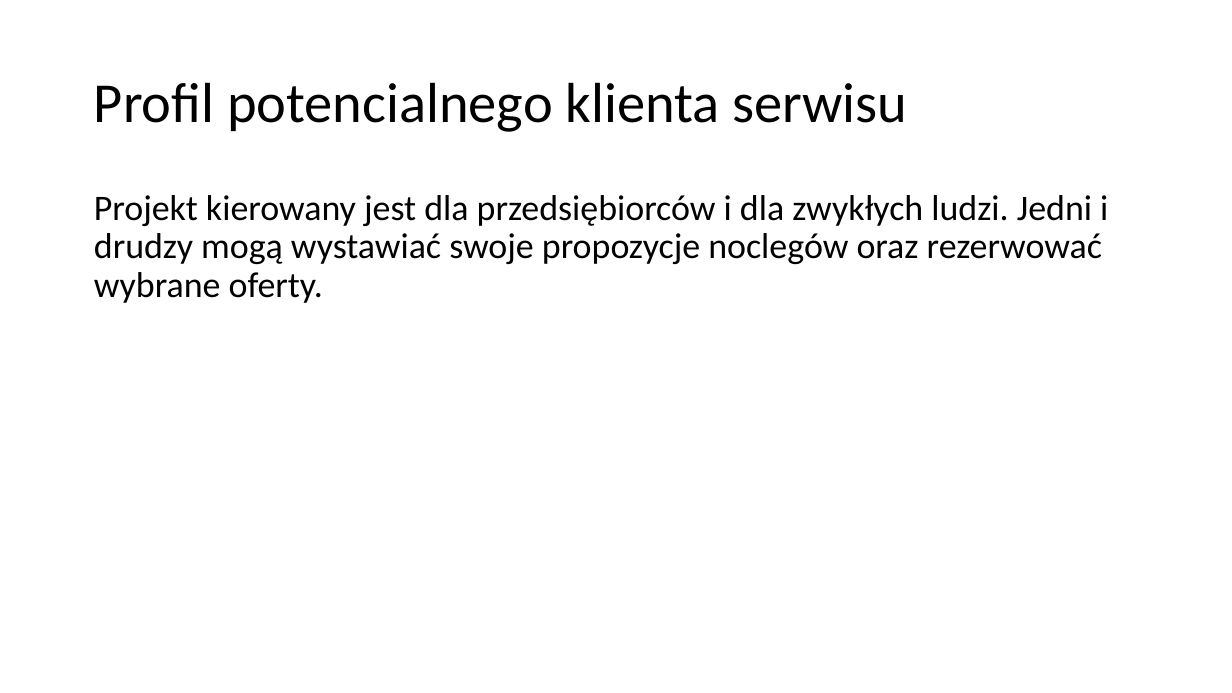
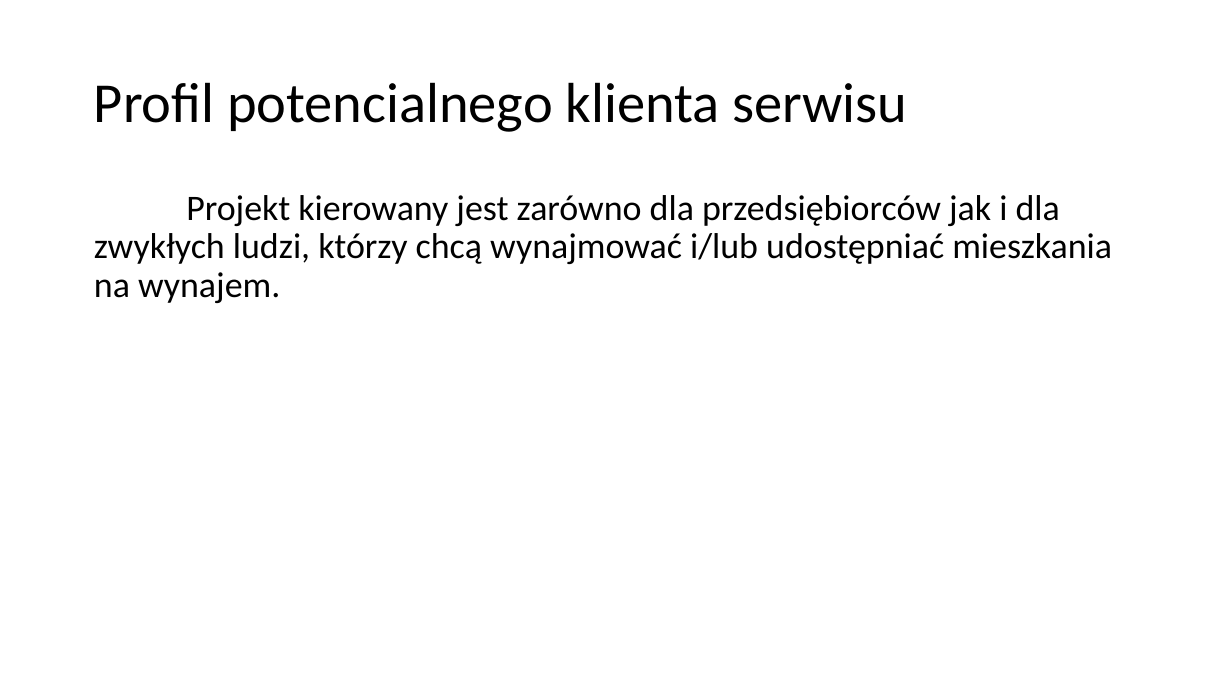
Before and after one commit to bjj-project/accommodation_announcements_documentation, a slide deck: slide 4 of accommodation_announcements_presentation.pptx. Drawn at 1232x693 pixels with LibreOffice and Linux fonts; fonts in the diff are those of the drawing. Boxes give left, top, right and bottom in pixels: in the first picture for what was removed or moved away, otherwise in the second. Text is boxed around its words. In the diff, an @@ line names an element or a change of style, - is before the commit and + after.

```diff
--- a/accommodation_announcements_presentation.pptx
+++ b/accommodation_announcements_presentation.pptx
@@ text at (94, 195, 1112, 303): text changed @@
-Projekt kierowany jest dla przedsiębiorców i dla zwykłych ludzi. Jedni i drudzy mogą wystawiać swoje propozycje noclegów oraz rezerwować wybrane oferty.
+Projekt kierowany jest zarówno dla przedsiębiorców jak i dla zwykłych ludzi, którzy chcą wynajmować i/lub udostępniać mieszkania na wynajem.
```
Also in this commit, not shown: 1 other slide changed.
